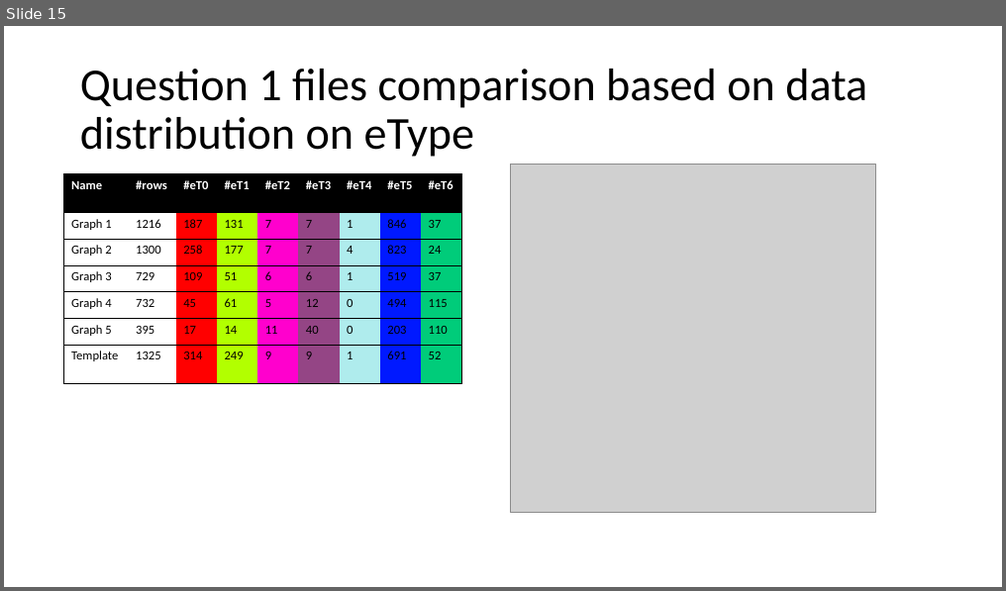
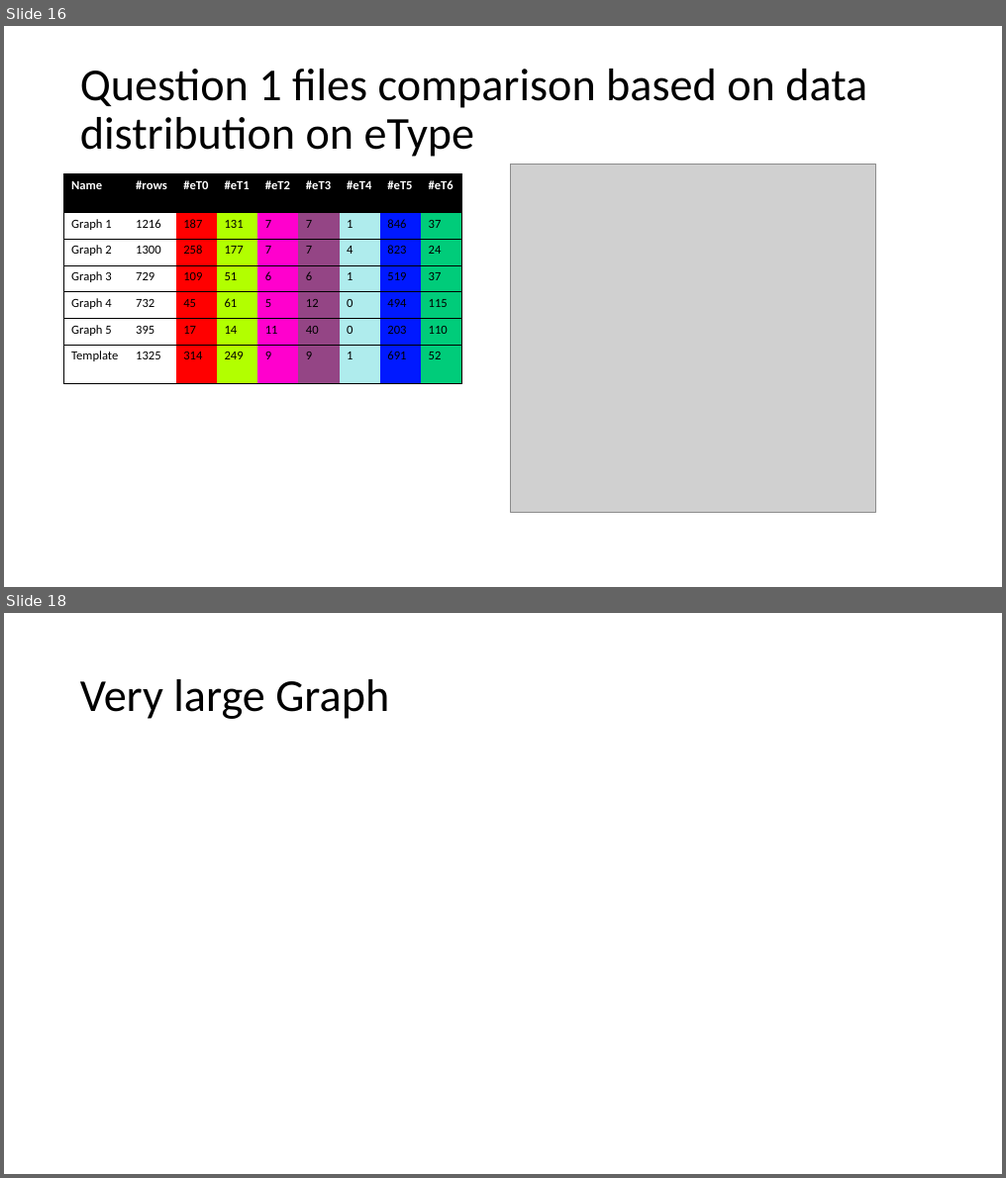
Before and after one commit to AtrayeeNeog/Visualization_2019-20, a slide deck: Documentation/Project_Presentation_v1.pptx. Shown one above the other, each under a label of ours: slide 15 before the commit, slides 16 and 18 after it; the slides between them are not shown. The pictures are 1006x591 and 1006x1178 pixels, drawn with LibreOffice and Linux fonts; fonts in the diff are those of the drawing; grey boxes stand for pictures. Boxes give left, top, right and bottom in pixels: in the first picture for what was removed or moved away, otherwise in the second. Text is boxed around its words. In the diff, an @@ line names an element or a change of style, - is before the commit and + after.

```diff
--- a/Documentation/Project_Presentation_v1.pptx
+++ b/Documentation/Project_Presentation_v1.pptx
@@ slide 18 added at <box>4,613,1002,1174</box>, background #FFFFFF @@
@@ title added at <box>80,679,389,719</box>, 44 pt, text #000000 @@
+Very large Graph
@@ what was slide 15 is now slide 16 @@
```
Also in this commit, not shown: 2 slides changed, 2 other slides added, 1 slide removed.
